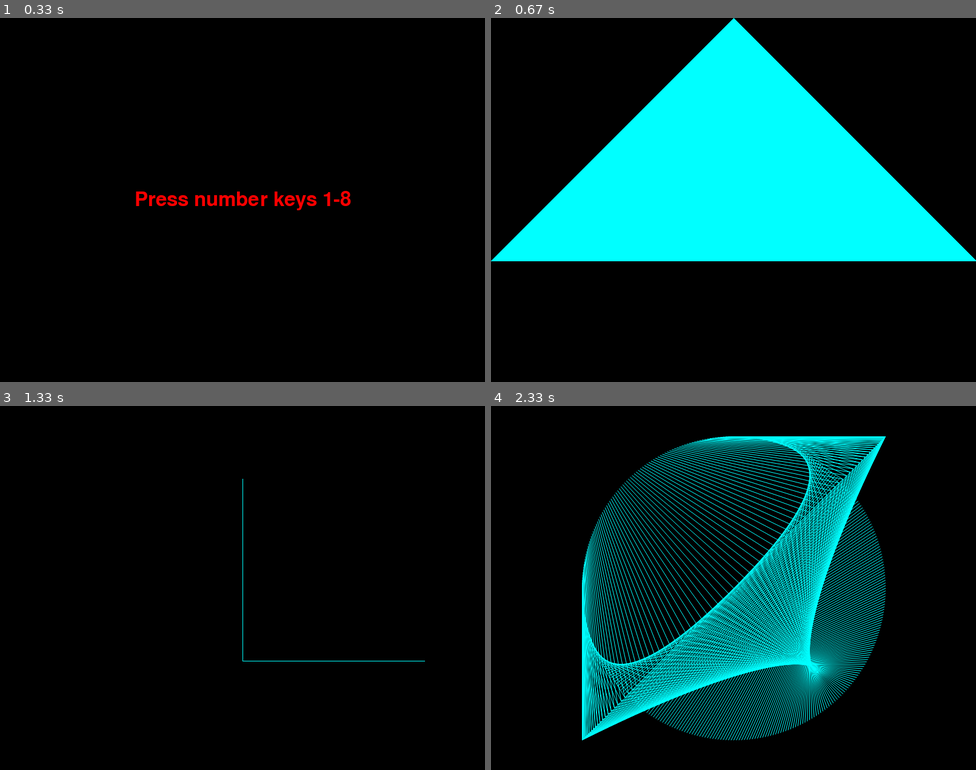
Above: before the commit, frames 1-4 (two rows, left to right).
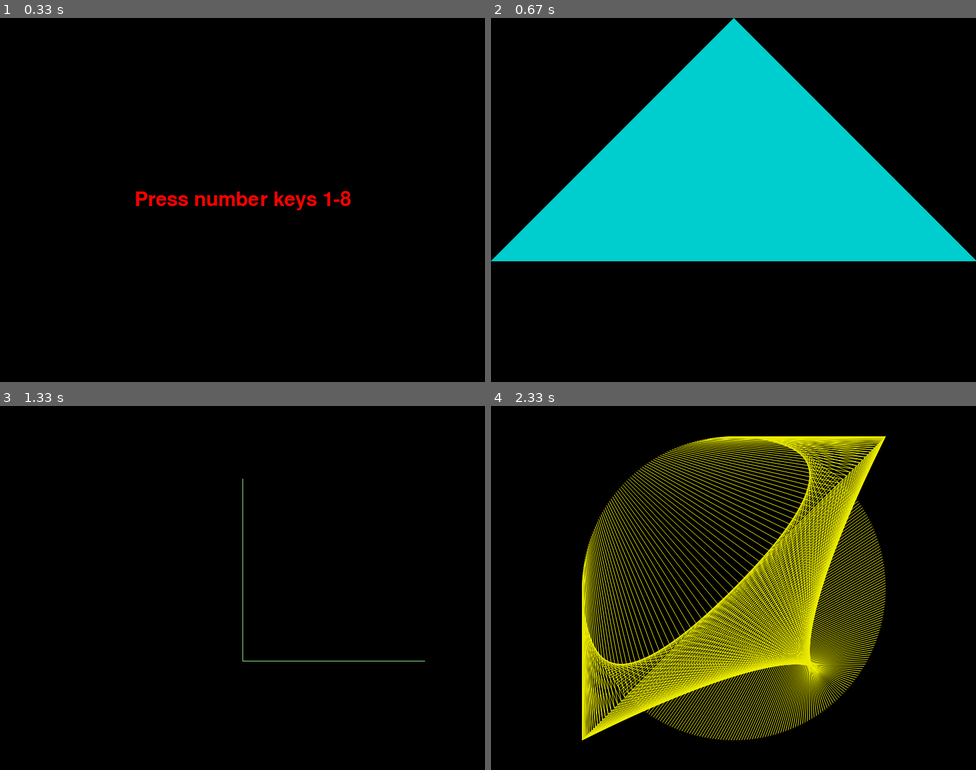
Above: after the commit, the same moments.

Repository: marianodominguez/pythonLab
Game: pygame game, started from pygame/draw_curves.py
Same seed, same stepped clock (60 frames per second), same inputs: the game is played once before the commit and once after it. The source is Python 2; it was converted automatically to run under Python 3.
Inputs:
- Up to frame 1 (0.33 s): no input
- Up to frame 2 (0.67 s): tap 5 at 0.33 s
- Up to frame 3 (1.33 s): tap 1 at 0.67 s; tap 6 at 1 s
- Up to frame 4 (2.33 s): tap 3 at 1.33 s; tap 8 at 1.67 s; tap 4 at 2 s

Frame 1 is identical in both runs. In frame 2, 34% of the frame differs, in the area x 0-100%, y 0-67%; in frame 3, 0.1%; in frame 4, 24%.

Commit message:
use colors by name

Diff:
--- a/pygame/draw_curves.py
+++ b/pygame/draw_curves.py
@@ -17,11 +17,11 @@
   for th in xrange(0,360, 2):
     x1=200 * math.sin(math.radians(th))
     y1=200 * math.cos(math.radians(th))
-    pygame.draw.aaline(screen, (0,255,255) , adjxy(-250 , -200), adjxy(x1,y1) )
+    pygame.draw.aaline(screen, pygame.Color('mistyrose1') , adjxy(-250 , -200), adjxy(x1,y1) )
 
 def triangle():
   for x in xrange(-width/2,width/2,5):
-    pygame.draw.aaline(screen, pygame.Color("white") , adjxy(0,0), adjxy(x,height/2) )
+    pygame.draw.aaline(screen, pygame.Color('coral') , adjxy(0,0), adjxy(x,height/2) )
 
 def diamond():
     r = 300
@@ -31,7 +31,7 @@
         for j in xrange (0, 360, 15):
             x1=r * math.sin(math.radians(j))
             y1=r * math.cos(math.radians(j))
-            pygame.draw.aaline(screen, (128,0,255) , adjxy(x,y), adjxy(x1,y1) )
+            pygame.draw.aaline(screen, pygame.Color('plum') , adjxy(x,y), adjxy(x1,y1) )
 
 def curve():
     r = 250
@@ -40,7 +40,7 @@
         y = r * math.cos(math.radians(th))
         x1= r * math.cos(math.radians(th)*2)
         y1= r * math.cos(math.radians(th)*2)
-        pygame.draw.aaline(screen, (0,255,255) , adjxy(x ,y), adjxy(x1,y1) )
+        pygame.draw.aaline(screen, pygame.Color('yellow2') , adjxy(x ,y), adjxy(x1,y1) )
 
 def curve2():
     r = 200
@@ -49,7 +49,7 @@
         y = r * math.cos(math.radians(th))
         x1= (r+60) * math.cos(math.radians(th))
         y1= (r+60) * math.cos(math.radians(th))
-        pygame.draw.aaline(screen, (255,255,123) , adjxy(x,y), adjxy(x1,y1) )
+        pygame.draw.aaline(screen, pygame.Color('yellow') , adjxy(x,y), adjxy(x1,y1) )
         #screen.set_at(adjxy(x,y), (0,255,255))
         #screen.set_at(adjxy(x1,y1), (255,255,0))
 
@@ -60,17 +60,17 @@
     for i in xrange(100000):
         randomVertex = vertex[random.randint(0,2)]
         midpoint = (( randomVertex[0] + point[0] )/2, ( randomVertex[1] + point[1] )/2)
-        screen.set_at(adjpt(midpoint), (0,255,255))
+        screen.set_at(adjpt(midpoint), pygame.Color('cyan2'))
         point = midpoint
 
 def sierpinski(level, (vx, vy), l):
     if level==0:
         if (l<=1):
-            screen.set_at((vx,vy), (0,255,255))
+            screen.set_at((vx,vy), pygame.Color('cyan3'))
         p1 = (vx, vy)
         p2 = (vx - l/2, vy + l/2)
         p3 = (vx + l/2, vy + l/2)
-        pygame.draw.polygon(screen, (0,255,255), [p1, p2, p3])
+        pygame.draw.polygon(screen, pygame.Color('cyan3'), [p1, p2, p3])
     else:
         sierpinski(level-1 , (vx,vy) , l/2)
         sierpinski(level-1 , (vx - l/4 ,vy + l/4) , l/2)
@@ -79,7 +79,7 @@
 def FD(l):
     global xpos,ypos,alpha
     newx, newy = xpos + l*math.sin(alpha), ypos + l*math.cos(alpha)
-    pygame.draw.aaline(screen, (0,255,255), (xpos , ypos),(newx, newy))
+    pygame.draw.aaline(screen, pygame.Color('palegreen'), (xpos , ypos),(newx, newy))
     xpos,ypos = newx,newy
 
 def dragon(level, l, i):
@@ -111,7 +111,7 @@
 screen = pygame.display.set_mode(mode)
 
 basicfont = pygame.font.SysFont(None, 48)
-text = basicfont.render('Press number keys 1-8', True, (255, 0, 0), (0, 0, 0))
+text = basicfont.render('Press number keys 1-8', True, pygame.Color('red'), pygame.Color('black'))
 textrect = text.get_rect()
 textrect.centerx = screen.get_rect().centerx
 textrect.centery = screen.get_rect().centery
